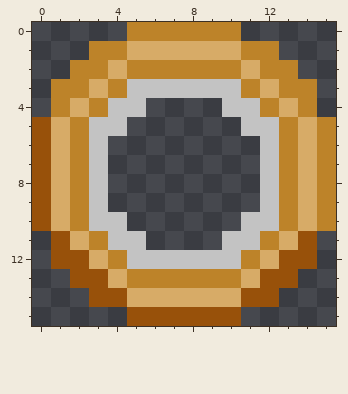
File history of a pixel-art sprite, Assets/UIs/DyeMachineUI/OutputSymbolAlt.png. Above: the version before the commit.
The file is 32x32 pixels, drawn in blocks of 2x2; one block is one cell here.
Now the later version:
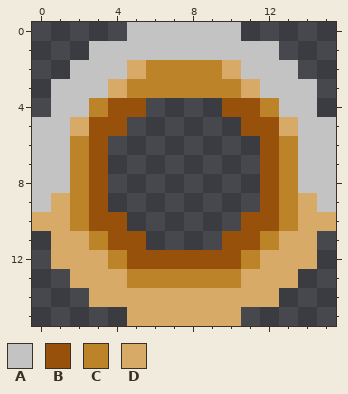
Palette (. is transparent): A #c3c3c3  B #98510a  C #bd8329  D #d7ab67
Changes in this commit:
@@ x 0..15 @@
- 0 .....CCCCCC.....
- 1 ...CCDDDDDDCC...
- 2 ..CCDCCCCCCDCC..
- 3 .CCDCAAAAAACDCC.
- 4 .CDCAA....AACDC.
- 5 BDCAA......AACDC
- 6 BDCA........ACDC
- 7 BDCA........ACDC
- 8 BDCA........ACDC
- 9 BDCA........ACDC
-10 BDCAA......AACDC
-11 .BDCAA....AACDB.
-12 .BBDCAAAAAACDBB.
-13 ..BBDCCCCCCDBB..
-14 ...BBDDDDDDBB...
-15 .....BBBBBB.....
+ 0 .....AAAAAA.....
+ 1 ...AAAAAAAAAA...
+ 2 ..AAADCCCCDAAA..
+ 3 .AAADCCCCCCDAAA.
+ 4 .AACBB....BBCAA.
+ 5 AADBB......BBDAA
+ 6 AACB........BCAA
+ 7 AACB........BCAA
+ 8 AACB........BCAA
+ 9 ADCB........BCDA
+10 DDCBB......BBCDD
+11 .DDCBB....BBCDD.
+12 .DDDCBBBBBBCDDD.
+13 ..DDDCCCCCCDDD..
+14 ...DDDDDDDDDD...
+15 .....DDDDDD.....
Pixel boxes of the changes (left, top, right, bottom) in both pictures:
changed: (32, 22, 336, 326)
